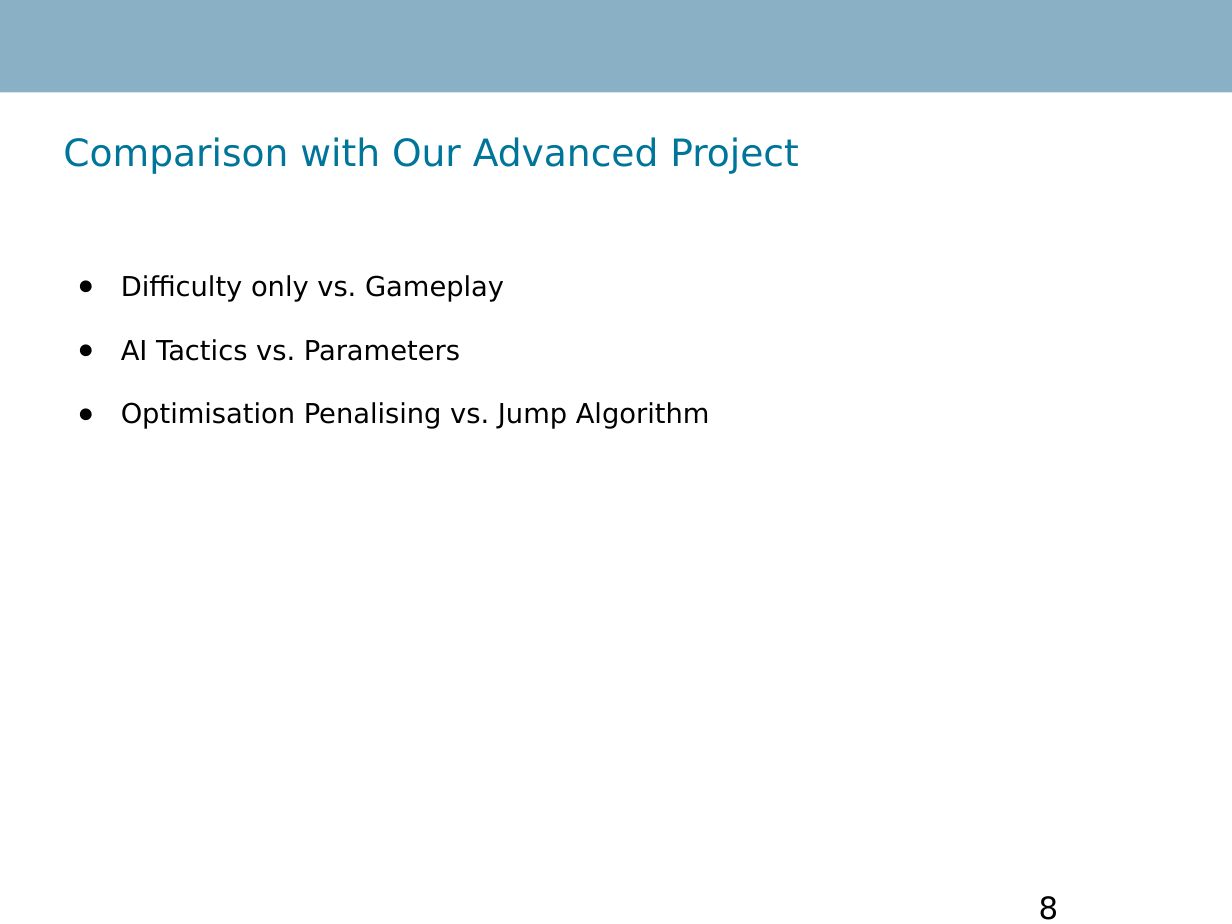
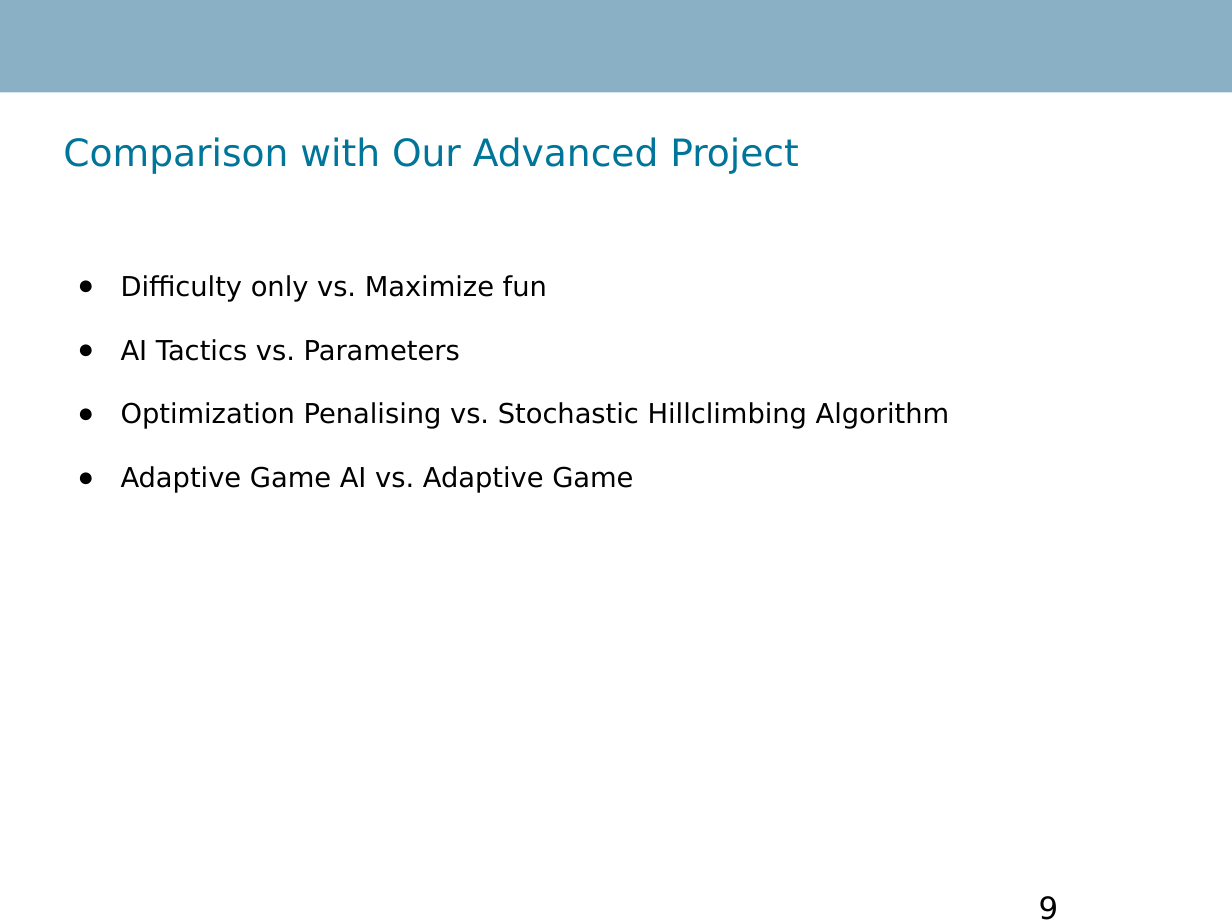
Before and after one commit to RobinTo/AdaptiveGame, a slide deck: slide 9 of IKT426 Research Seminar Report/presentation.ppt (slide 8 before the commit). Drawn at 1232x924 pixels with LibreOffice and Linux fonts; fonts in the diff are those of the drawing; background and template pictures are left out. Boxes give left, top, right and bottom in pixels: in the first picture for what was removed or moved away, otherwise in the second. Text is boxed around its words. In the diff, an @@ line names an element or a change of style, - is before the commit and + after.

Commit message:
presentation IKT426

```diff
--- a/IKT426 Research Seminar Report/presentation.ppt
+++ b/IKT426 Research Seminar Report/presentation.ppt
@@ text at bbox=[121, 275, 547, 302]: text changed @@
-● Difficulty only vs. Gameplay
+● Difficulty only vs. Maximize fun
@@ text at bbox=[121, 402, 950, 493]: text changed @@
-● Optimisation Penalising vs. Jump Algorithm
+● Optimization Penalising vs. Stochastic Hillclimbing Algorithm
+● Adaptive Game AI vs. Adaptive Game
@@ page number at bbox=[1039, 896, 1059, 920]: text changed @@
-8
+9
```
Also in this commit, not shown: 6 other slides changed, 2 slides added, 1 slide removed, 1 other file.
